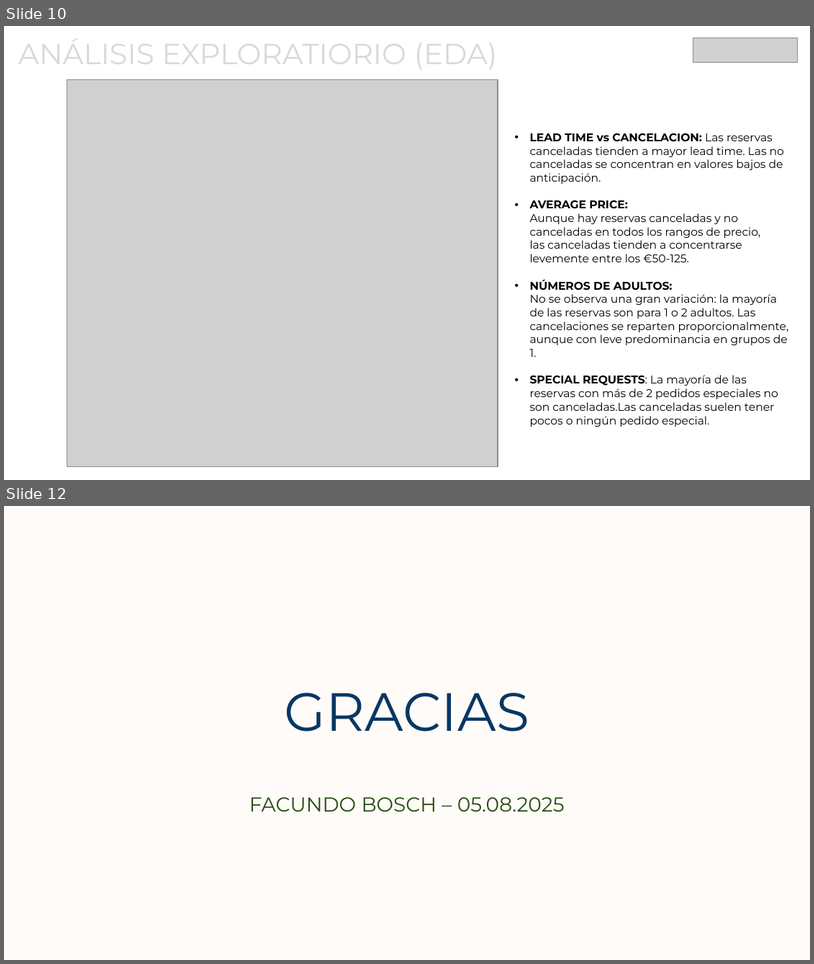
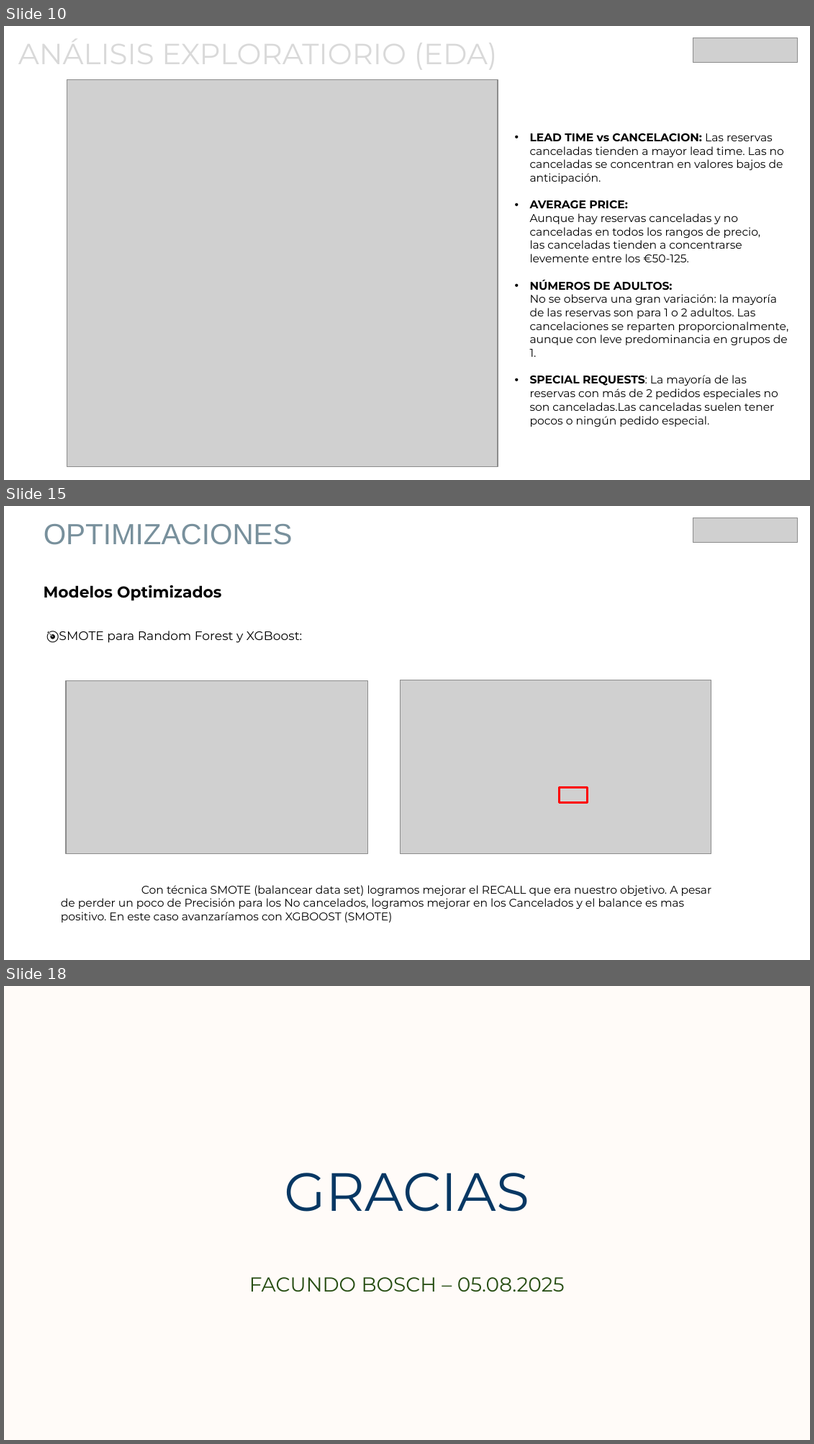
Before and after one commit to facuirib/Coder, a slide deck: Presentacion_CoderHouse.pptx. Shown one above the other, each under a label of ours: slides 10 and 12 before the commit, slides 10, 15 and 18 after it; the slides between them are not shown. The pictures are 814x964 and 814x1444 pixels, drawn with LibreOffice and Linux fonts; fonts in the diff are those of the drawing; grey boxes stand for pictures. Boxes give left, top, right and bottom in pixels: in the first picture for what was removed or moved away, otherwise in the second. Text is boxed around its words. In the diff, an @@ line names an element or a change of style, - is before the commit and + after.

```diff
--- a/Presentacion_CoderHouse.pptx
+++ b/Presentacion_CoderHouse.pptx
@@ slide 15 added at [4,506,810,960], background #FFFFFF @@
@@ text added at [44,524,293,545], 26 pt, text #78909C @@
+OPTIMIZACIONES
@@ picture added at [694,518,798,542] @@
@@ text added at [44,585,221,601], 14 pt, text #000000, bold @@
+Modelos Optimizados
@@ text added at [59,631,302,643], 11 pt, text #000000 @@
+🎯SMOTE para Random Forest y XGBoost:
@@ picture added at [66,681,368,854] @@
@@ picture added at [401,680,712,854] @@
@@ rectangle added at [560,788,588,802], outline #FF0000 2 pt @@
@@ text added at [61,885,712,922], 10 pt, text #000000 @@
+Con técnica SMOTE (balancear data set) logramos mejorar el RECALL que era nuestro objetivo. A pesar de perder un poco de Precisión para los No cancelados, logramos mejorar en los Cancelados y el balance es mas positivo. En este caso avanzaríamos con XGBOOST (SMOTE)
@@ what was slide 12 is now slide 18 @@
```
Also in this commit, not shown: 5 other slides added.
